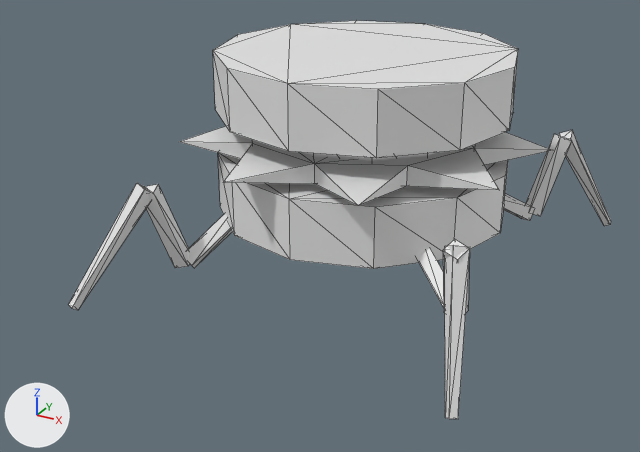
An edit to the glTF model model/VAT/bladebot/bladebot.glb, drawn before and after from the same camera.
Camera for both pictures: a camera (50 mm lens) standing at (2.52, -5.21, 2.37) and looking at (-0.16, -0.33, -0.07). The axes (+X, +Y, +Z) are drawn at lower left. The lights are the same throughout. Mesh edges are drawn as thin lines. Vertices at the same position are counted once.

Objects in the first picture: 'export_mesh'.
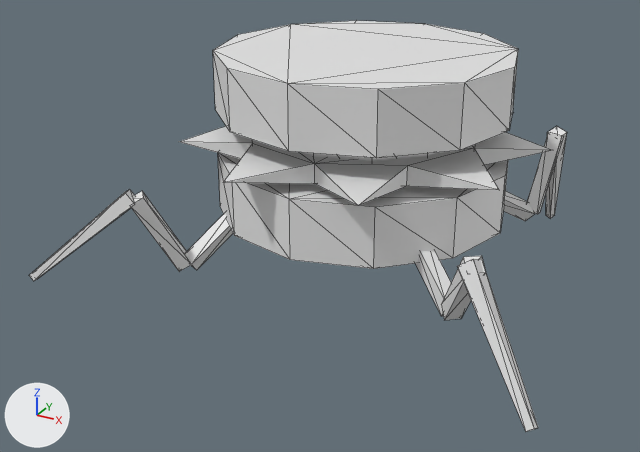
Commit message: better bladebot

Diff of the bpy script that builds the scene:
```diff
--- a/model/VAT/bladebot/bladebot.glb.py
+++ b/model/VAT/bladebot/bladebot.glb.py
@@ me_mesh_036 @@
 me_mesh_036.from_pydata(...)  # 195 vertices, 326 faces; spans x -1.38..1.45, y -1.6..1.51, z -0.42..1.1
 # used by ob_export_mesh; location = (0.0, 0.0, 0.0)
+# me_mesh_036 part 1: the loose piece of 8 vertices spanning x -0.92..-0.54, y -0.94..-0.46, z -0.31..0.16 is multiplied about its middle by the matrix ((0.96, 0.201, -0.194), (-0.182, 0.977, 0.111), (0.212, -0.071, 0.975)), then moved by (0.0, 0.01, -0.01)
+# me_mesh_036 part 2: the loose piece of 8 vertices spanning x -1.05..-0.82, y -1.16..-0.87, z -0.28..0.33 is multiplied about its middle by the matrix ((0.911, -0.332, -0.247), (0.328, 0.943, -0.056), (0.251, -0.03, 0.968)), then moved by (-0.04, -0.01, -0.04)
+# me_mesh_036 part 3: the loose piece of 8 vertices spanning x -1.32..-0.94, y -1.6..-1.06, z -0.42..0.36 is multiplied about its middle by the matrix ((0.681, 0.726, 0.097), (-0.693, 0.597, 0.404), (0.235, -0.342, 0.91)), then moved by (-0.23, 0.0, 0.02)
+# me_mesh_036 part 4: the loose piece of 8 vertices spanning x 0.56..1.06, y -0.9..-0.44, z -0.21..0.16 is multiplied about its middle by the matrix ((0.815, 0.206, -0.542), (-0.472, 0.778, -0.414), (0.337, 0.593, 0.731)), then moved by (-0.01, -0.01, 0.0)
+# me_mesh_036 part 5: the loose piece of 8 vertices spanning x 0.97..1.17, y -1.19..-0.81, z -0.19..0.41 is multiplied about its middle by the matrix ((0.634, -0.769, -0.083), (0.712, 0.622, -0.326), (0.302, 0.148, 0.942)), then moved by (0.04, -0.01, -0.03)
+# me_mesh_036 part 6: the loose piece of 8 vertices spanning x 1.03..1.31, y -1.55..-1.04, z -0.42..0.41 is multiplied about its middle by the matrix ((0.767, -0.627, -0.135), (0.642, 0.747, 0.175), (-0.009, -0.221, 0.975)), then moved by (0.25, -0.03, 0.0)
+# me_mesh_036 part 7: the loose piece of 8 vertices spanning x 0.55..0.98, y 0.45..0.95, z -0.25..0.15 is multiplied about its middle by the matrix ((0.81, 0.453, 0.372), (-0.241, 0.836, -0.493), (-0.534, 0.31, 0.787))
+# me_mesh_036 part 8: the loose piece of 8 vertices spanning x 0.89..1.15, y 0.85..1.16, z -0.22..0.38 is multiplied about its middle by the matrix ((0.605, -0.76, 0.238), (0.793, 0.604, -0.087), (-0.078, 0.241, 0.967)), then moved by (-0.02, -0.01, 0.01)
+# me_mesh_036 part 9: the loose piece of 8 vertices spanning x 1.04..1.45, y 1.06..1.48, z -0.41..0.41 is multiplied about its middle by the matrix ((0.546, -0.836, -0.056), (0.835, 0.538, 0.11), (-0.062, -0.107, 0.992)), then moved by (-0.24, -0.01, 0.0)
```

Where the change shows, as pixel boxes (x1, y1, x2, y2) in the pictures (640 x 452 px; the box of a moved part takes in the faces that stretch with it):
'export_mesh', reshaped
    before: (68, 21, 611, 419)
    after: (29, 21, 567, 432)
part 1 of me_mesh_036, moved or reshaped
    before: (188, 213, 232, 268)
    after: (187, 213, 233, 270)
part 2 of me_mesh_036, moved or reshaped
    before: (145, 184, 189, 268)
    after: (131, 191, 191, 271)
part 3 of me_mesh_036, moved or reshaped
    before: (68, 183, 150, 310)
    after: (29, 190, 135, 281)
part 4 of me_mesh_036, moved or reshaped
    before: (417, 249, 444, 308)
    after: (415, 251, 451, 316)
part 5 of me_mesh_036, moved or reshaped
    before: (443, 239, 470, 313)
    after: (442, 256, 486, 320)
part 6 of me_mesh_036, moved or reshaped
    before: (445, 245, 470, 419)
    after: (457, 259, 538, 432)
part 7 of me_mesh_036, moved or reshaped
    before: (504, 194, 533, 221)
    after: (504, 192, 535, 221)
part 8 of me_mesh_036, moved or reshaped
    before: (525, 134, 571, 216)
    after: (527, 132, 563, 214)
part 9 of me_mesh_036, moved or reshaped
    before: (559, 130, 611, 226)
    after: (546, 126, 567, 218)
